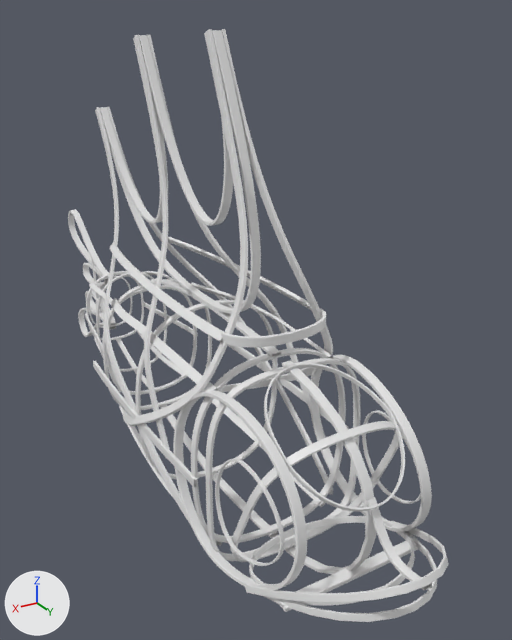
Two versions of the Blender file Modules/WMT yudeng.blend, one commit apart.
Before and after are seen from a 50 mm camera at (2.72, 3.54, 3.26) aimed at (-0.52, -1.85, 0.57). The lights are fixed; the arrows at lower left show +X, +Y and +Z. The picture after the commit comes second.

The scene before the commit, as lines of its bpy script (objects in view):
```python
ob_nurbs圆 = bpy.data.objects.new('NURBS圆', cu_nurbs圆)
ob_nurbs圆.location = (0.6, 0.0, 0.0)
ob_nurbs圆.rotation_euler = (0.0866, 1.483, 0.173)  # degrees (5, 85, 10)
ob_nurbs圆_001 = bpy.data.objects.new('NURBS圆.001', cu_nurbs圆_001)
ob_nurbs圆_001.location = (-0.6, 0.0, 0.0)
ob_nurbs圆_001.rotation_euler = (-0.0866, 1.659, -0.173)  # degrees (-5, 95, -10)
ob_贝塞尔曲线_017 = bpy.data.objects.new('贝塞尔曲线.017', cu_贝塞尔曲线_022)
ob_贝塞尔曲线_017.location = (2.23, -0.75, 0.45)
ob_贝塞尔曲线_017.scale = (-1.0, 1.0, 1.0)
# also in view: '贝塞尔圆环.002' at (0.0, -0.72, -0.07); '贝塞尔曲线.012' at (0.0, -1.88, -0.91); '贝塞尔曲线.016' at (0.4, -2.1, 1.45); '贝塞尔曲线.014' at (-0.41, -2.5, 0.77); '贝塞尔曲线.033' at (0.0, -5.25, 0.54)
```
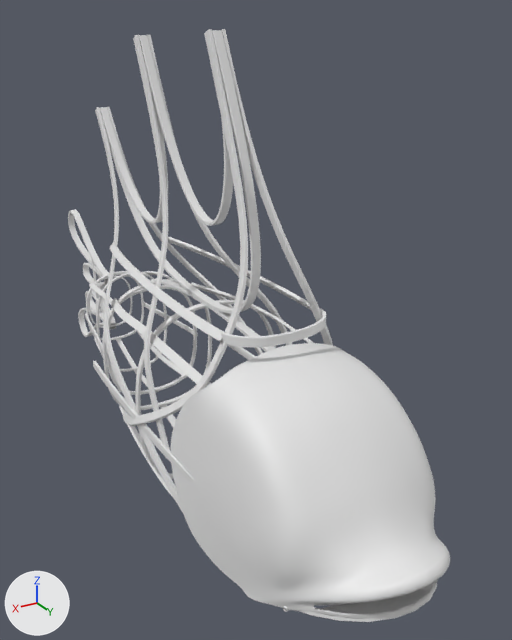
Location of each change, (x1, y1, x2, y2) in pixels of the pictures (512 x 640 px):
'圆环', added: after (170, 343, 450, 619)
'NURBS圆', unchanged, covered by the edit: before (173, 391, 307, 591)
'NURBS圆.001', unchanged, covered by the edit: before (309, 355, 432, 532)
'贝塞尔圆环.002', unchanged, covered by the edit: before (191, 348, 346, 543); after (224, 360, 248, 375)
'贝塞尔圆环.001', unchanged, covered by the edit: before (230, 421, 402, 562)

The change, as a list of edits to the scene's bpy script:
```text
Add me_圆环:
    me_圆环.from_pydata(...)  # 134 vertices, 102 faces, 1 loose edge; spans x -0.75..1.09, y -0.72..1.59, z -0.78..0.0
Add ob_圆环:
    ob_圆环 = bpy.data.objects.new('圆环', me_圆环)
    ob_圆环.location = (0.0, -0.42, -0.04)
    ob_圆环.rotation_euler = (0.0, -1.571, 0.0)  # degrees (0, -90, 0)
    ob_圆环.scale = (0.872, 0.994, 0.994)
    _m = ob_圆环.modifiers.new('镜像', 'MIRROR')
    _m.use_axis = (False, False, True)
    _m.merge_threshold = 0.038
    _m = ob_圆环.modifiers.new('细分', 'SUBSURF')
    _m.levels = 3
    _m.render_levels = 0
```
